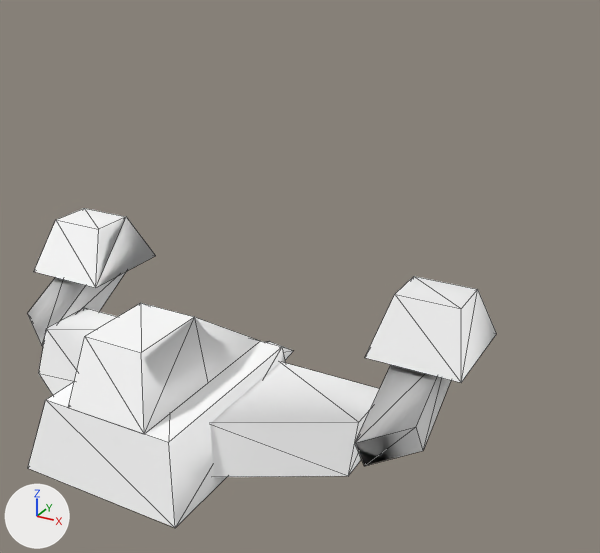
One commit to the OBJ model Assets/Art/Nova1492/GXConverted/Models/UnitParts/ArmWeapons/datan_common_n_arm63_krst_540a7073.obj: the scene before it, then after it.
The view is the same before and after, from a 50 mm lens placed at (1.063, -1.295, 1.134), pointed at (0.148, 0.369, 0.302). Arrows for +X, +Y and +Z are at lower left; the lights stay in place. The older version comes first. Mesh edges are drawn as thin lines. Where no turn or scale is listed for an object, it has been applied to the vertices.

Names of what the first picture shows: 'datan_common_n_arm63_krst_540a7073'.
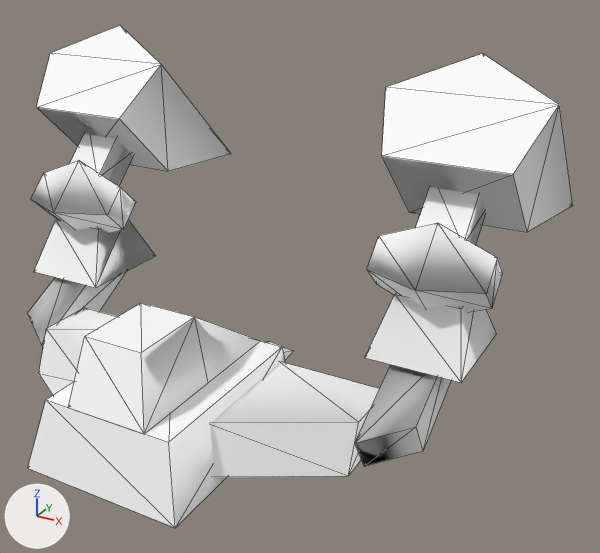
Diff of the bpy script that builds the scene:
```diff
--- a/Assets/Art/Nova1492/GXConverted/Models/UnitParts/ArmWeapons/datan_common_n_arm63_krst_540a7073.obj.py
+++ b/Assets/Art/Nova1492/GXConverted/Models/UnitParts/ArmWeapons/datan_common_n_arm63_krst_540a7073.obj.py
@@ me_datan_common_n_arm63_krst_540a7073_mesh03 @@
+me_datan_common_n_arm63_krst_540a7073_mesh03.from_pydata(...)  # 30 vertices, 44 faces; spans x 0.315..0.704, y 0.217..0.943, z 0.29..0.847
+me_datan_common_n_arm63_krst_540a7073_mesh03.materials.append(mat_datan_common_n_arm63_krst_540a7073)  # its picture is missing
@@ me_datan_common_n_arm63_krst_540a7073_mesh01 @@
+me_datan_common_n_arm63_krst_540a7073_mesh01.from_pydata(...)  # 30 vertices, 44 faces; spans x -0.71..-0.321, y 0.217..0.943, z 0.29..0.847
+me_datan_common_n_arm63_krst_540a7073_mesh01.materials.append(mat_datan_common_n_arm63_krst_540a7073)  # its picture is missing
@@ ob_datan_common_n_arm63_krst_540a7073_mesh03 @@
+ob_datan_common_n_arm63_krst_540a7073_mesh03 = bpy.data.objects.new('datan_common_n_arm63_krst_540a7073_mesh03', me_datan_common_n_arm63_krst_540a7073_mesh03)
+ob_datan_common_n_arm63_krst_540a7073_mesh03.location = (0.0, 0.0, 0.0)
@@ ob_datan_common_n_arm63_krst_540a7073_mesh01 @@
+ob_datan_common_n_arm63_krst_540a7073_mesh01 = bpy.data.objects.new('datan_common_n_arm63_krst_540a7073_mesh01', me_datan_common_n_arm63_krst_540a7073_mesh01)
+ob_datan_common_n_arm63_krst_540a7073_mesh01.location = (0.0, 0.0, 0.0)
```

Pixel boxes (x1, y1, x2, y2) of what changed, in the pictures (600 x 553 px):
'datan_common_n_arm63_krst_540a7073_mesh03', added
    after: (367, 54, 573, 312)
'datan_common_n_arm63_krst_540a7073_mesh01', added
    after: (31, 26, 231, 234)
